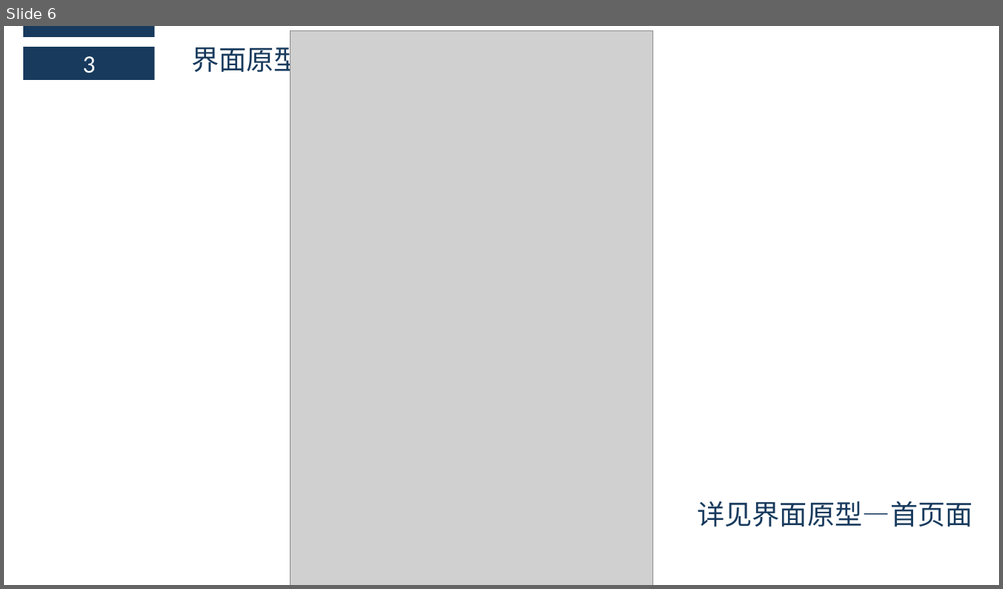
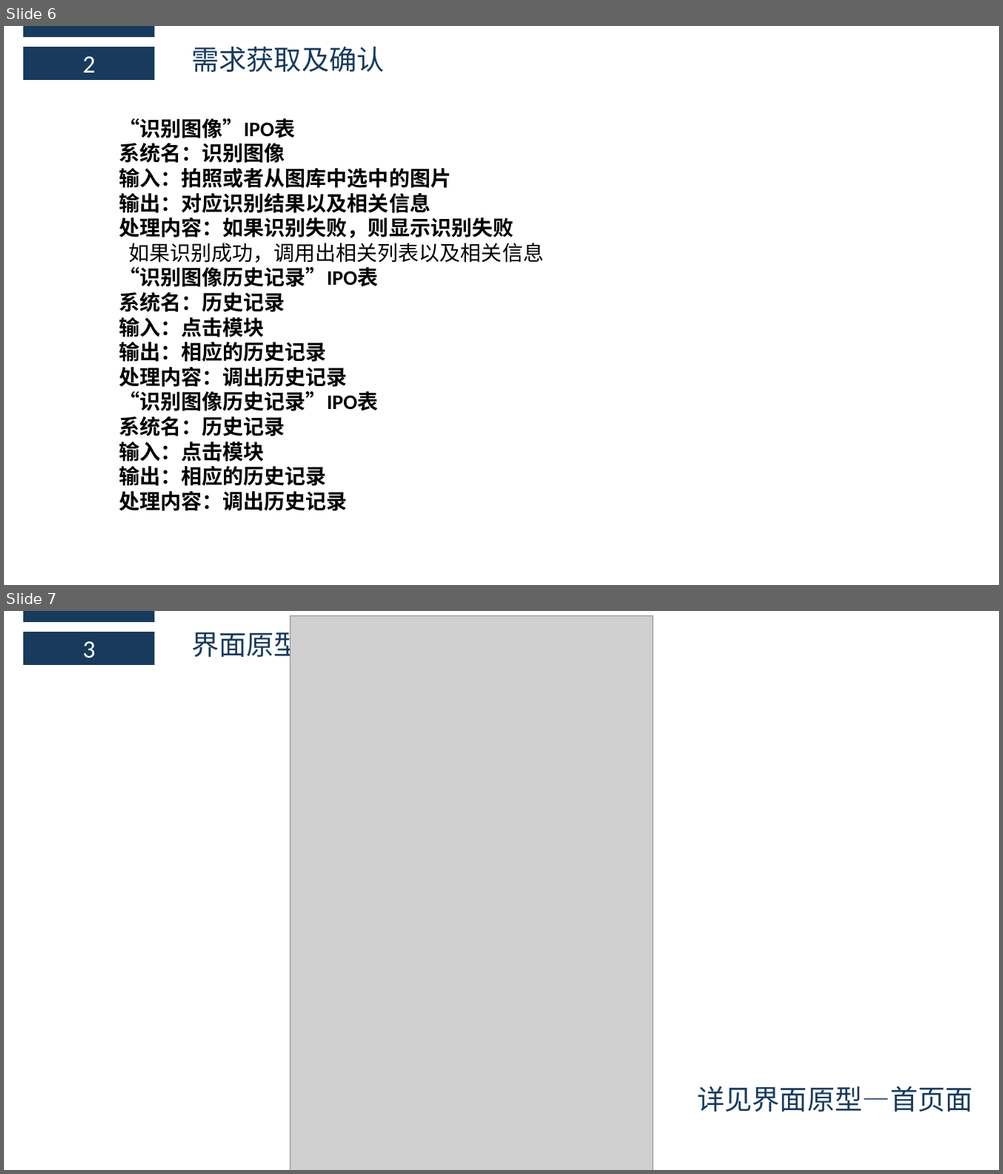
Before and after one commit to boboHh/Wine-APP, a slide deck: SE2018春-G17-需求分析PPT.pptx. Shown one above the other, each under a label of ours: slide 6 before the commit, slides 6 and 7 after it. The pictures are 1003x589 and 1003x1174 pixels, drawn with LibreOffice and Linux fonts; fonts in the diff are those of the drawing; grey boxes stand for pictures. Boxes give left, top, right and bottom in pixels: in the first picture for what was removed or moved away, otherwise in the second. Text is boxed around its words. In the diff, an @@ line names an element or a change of style, - is before the commit and + after.

Commit message:
修改了需求SRS-PPT

```diff
--- a/SE2018春-G17-需求分析PPT.pptx
+++ b/SE2018春-G17-需求分析PPT.pptx
@@ slide 6 added at (4,26,999,585), background #FFFFFF @@
@@ rectangle added at (23,26,155,37), fill #183A5D @@
@@ rectangle added at (23,47,155,80), fill #183A5D, 24 pt, text #FFFFFF @@
+2
@@ text added at (191,46,384,72), 26.6 pt, text #183A5D @@
+需求获取及确认
@@ text added at (119,118,543,511), 20 pt, text #000000 @@
+“识别图像”IPO表 系统名：识别图像 输入：拍照或者从图库中选中的图片 输出：对应识别结果以及相关信息 处理内容：如果识别失败，则显示识别失败 如果识别成功，调用出相关列表以及相关信息
+“识别图像历史记录”IPO表 系统名：历史记录 输入：点击模块 输出：相应的历史记录 处理内容：调出历史记录
+“识别图像历史记录”IPO表 系统名：历史记录 输入：点击模块 输出：相应的历史记录 处理内容：调出历史记录
@@ what was slide 6 is now slide 7 @@
```
Also in this commit, not shown: 1 slide changed, 1 other file.
